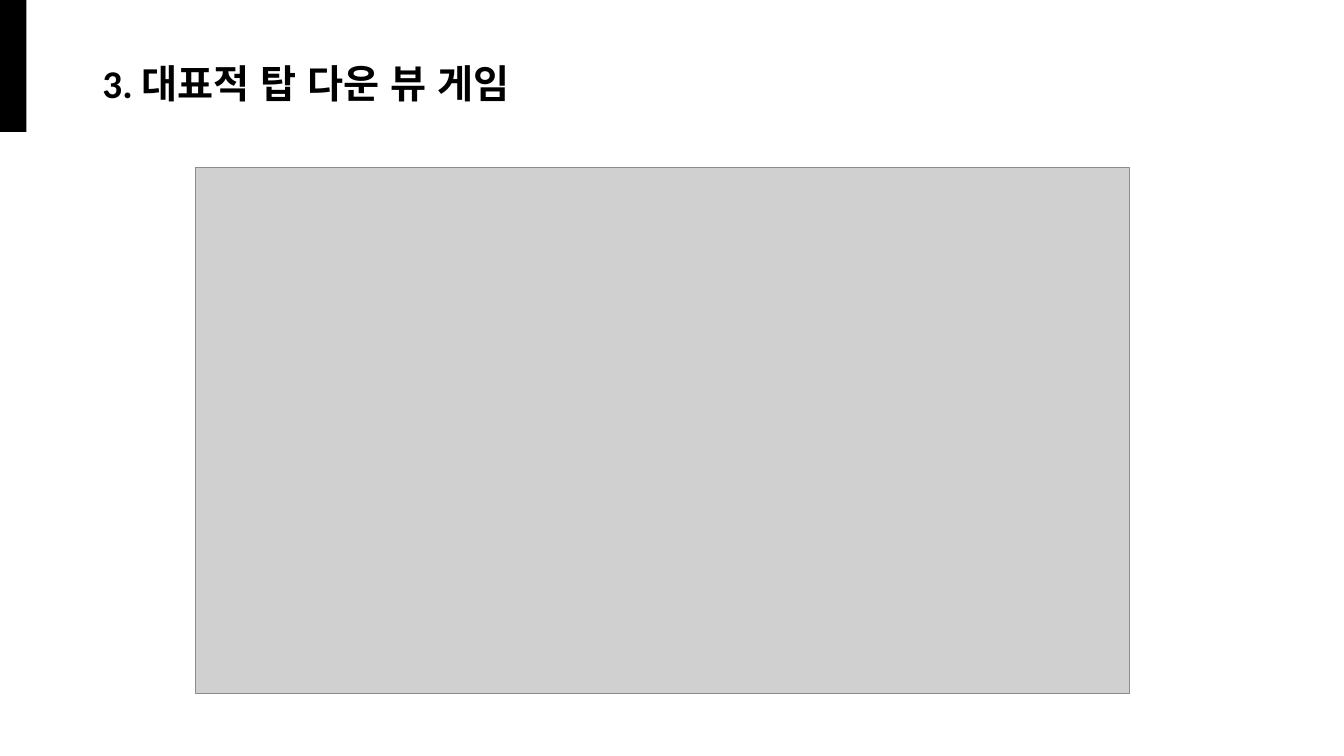
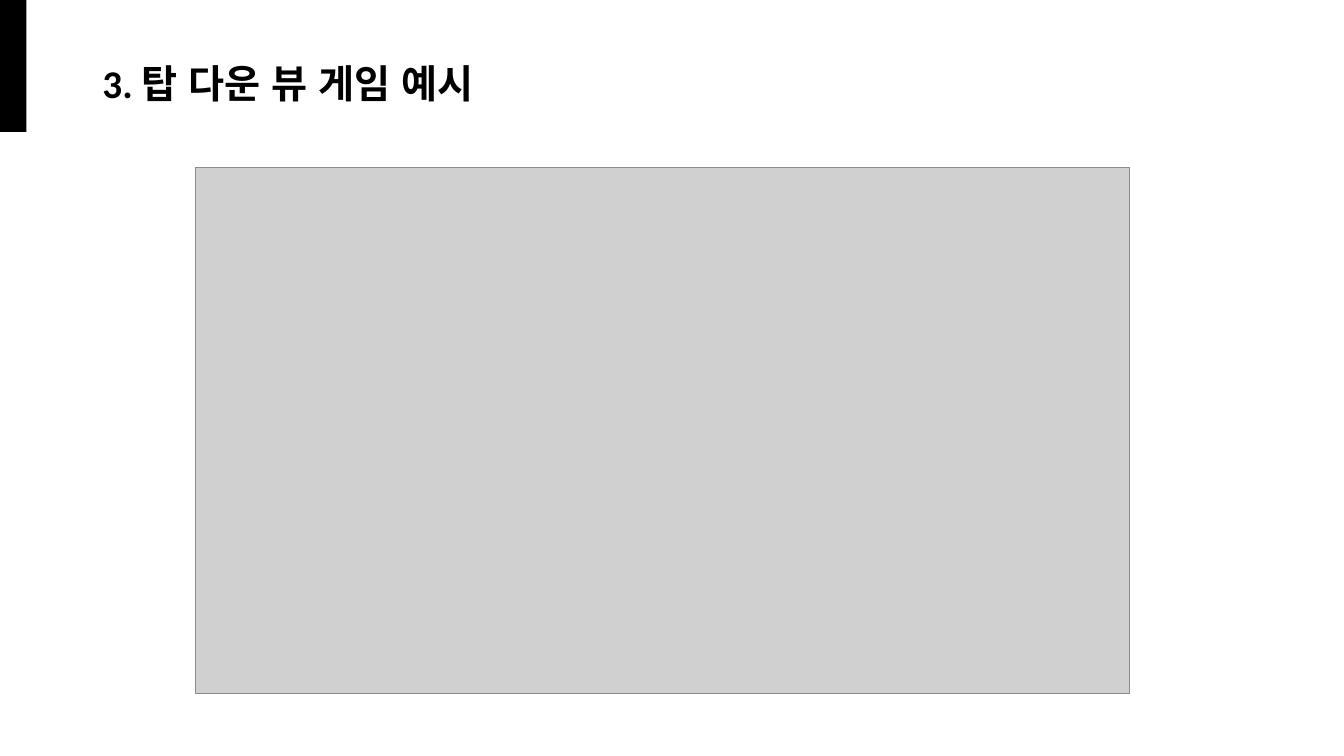
Before and after one commit to AKUMAKUgames/unityProTest, a slide deck: slide 3 of 발표자료 초안.pptx. Drawn at 1344x756 pixels with LibreOffice and Linux fonts; fonts in the diff are those of the drawing; grey boxes stand for pictures. Boxes give left, top, right and bottom in pixels: in the first picture for what was removed or moved away, otherwise in the second. Text is boxed around its words. In the diff, an @@ line names an element or a change of style, - is before the commit and + after.

```diff
--- a/발표자료 초안.pptx
+++ b/발표자료 초안.pptx
@@ title at (x1=102, y1=65, x2=473, y2=102): text changed @@
-3. 대표적 탑 다운 뷰 게임
+3. 탑 다운 뷰 게임 예시
```
Also in this commit, not shown: 2 other slides changed.
